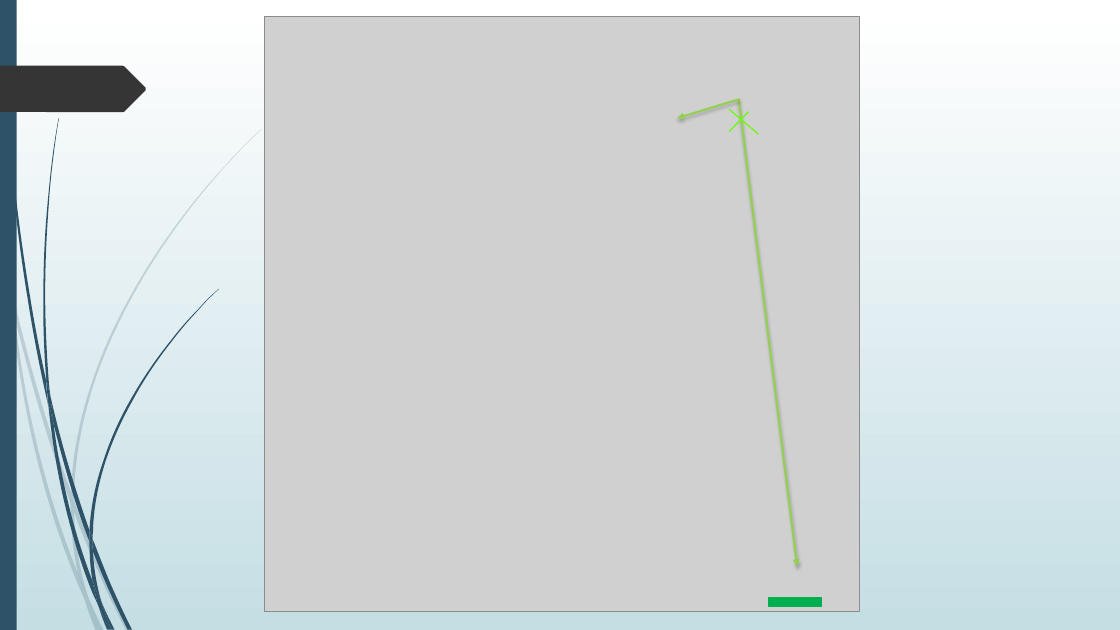
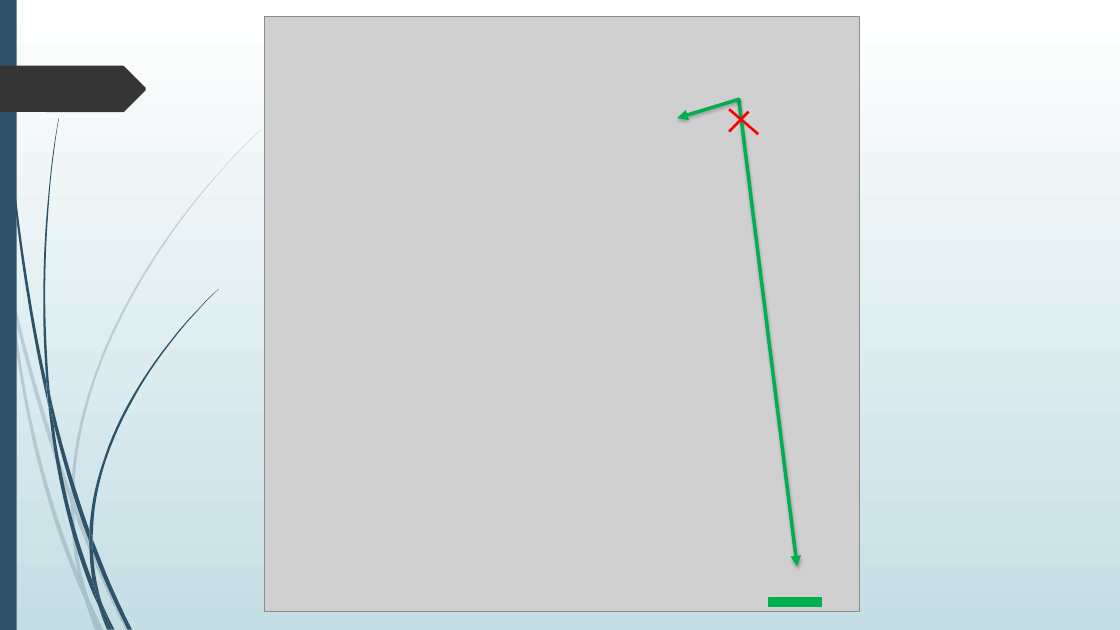
Before and after one commit to Poroing/CrowdDeplacementOptimisation, a slide deck: slide 23 of Présentation/Détermination d'un plan d'évacuation incendie.pptx (slide 18 before the commit). Drawn at 1120x630 pixels with LibreOffice and Linux fonts; fonts in the diff are those of the drawing; grey boxes stand for pictures. Boxes give left, top, right and bottom in pixels: in the first picture for what was removed or moved away, otherwise in the second. Text is boxed around its words. In the diff, an @@ line names an element or a change of style, - is before the commit and + after.

```diff
--- a/Présentation/Détermination d'un plan d'évacuation incendie.pptx
+++ b/Présentation/Détermination d'un plan d'évacuation incendie.pptx
@@ arrow (739, 99) - (677, 118): stroke #92D050 1.75 pt to #00B050 3 pt @@
@@ line (729, 109) - (759, 134): stroke #66FF00 0.99 pt to #FF0000 2.25 pt @@
@@ line (749, 112) - (729, 132): stroke #66FF00 0.99 pt to #FF0000 2.25 pt @@
@@ arrow (739, 99) - (797, 566): stroke #92D050 1.75 pt to #00B050 3 pt @@
```
Also in this commit, not shown: 12 other slides changed, 14 slides added, 9 slides removed, 11 other files.
